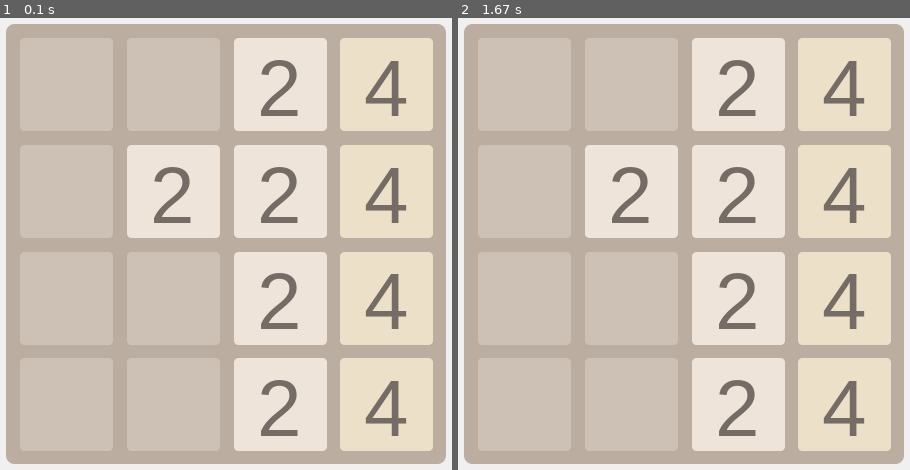
Above: before the commit, frames 1-2 (left to right).
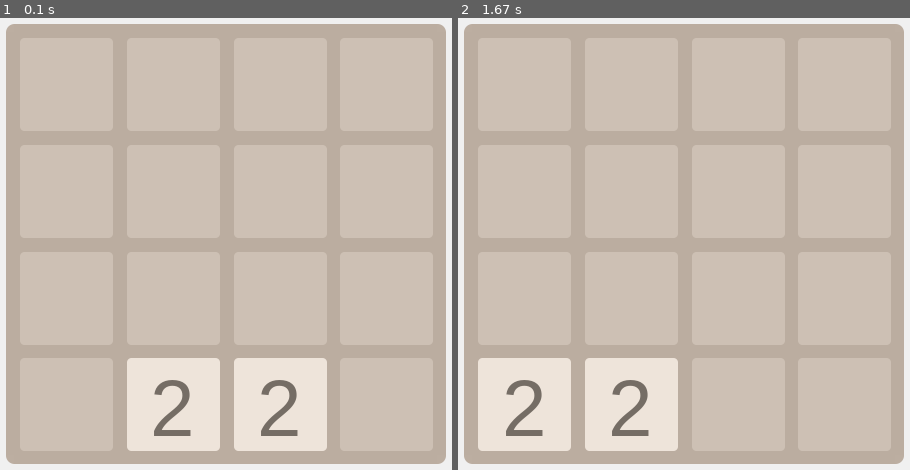
Above: after the commit, the same moments.

Repository: guidocreusen/python_pygame_2048
Game: pygame game, started from 2048.py
The game is run twice, just before and just after one commit, with the same random seed, the same clock (stepped at 60 frames per second) and the same inputs.
Inputs:
- Up to frame 1 (0.1 s): no input
- Up to frame 2 (1.67 s): hold Left 0.33-0.87 s

The runs differ from the first frame. In frame 1, 38% of the frame differs, in the area x 28-96%, y 4-96%; in frame 2, 46%, in the area x 4-96%, y 4-96%.

Commit message:
move left pushes all squares against each other

Diff:
--- a/2048.py
+++ b/2048.py
@@ -16,6 +16,7 @@
 
 board = Board()
 board.add_random_square()
+board.add_random_square()
 board.draw(scr, SCR_SIZE, MARGINS)
 
 pygame.display.update()
@@ -27,7 +28,10 @@
 	event = pygame.event.wait()
 	if event.type == QUIT:
 		sys.exit()
-	elif not (event.type == KEYDOWN):
+	elif event.type == KEYDOWN:
+		if event.key ==  K_LEFT:
+			board.move_in_direction("left")
+	else:
 		continue
 
 	#draw bg
@@ -36,5 +40,4 @@
 	#draw board
 	board.draw(scr, SCR_SIZE, MARGINS)
 
-
 	pygame.display.update()
--- a/board.py
+++ b/board.py
@@ -24,11 +24,80 @@
 	txt_color_light = (249,247,243)
 	txt_color_dark = (117, 109, 101)
 
+	#inits the board
 	def __init__(self):
 
 		#set all values to 0
 		for i in range(4):
-			self.squares.append([0, 0, 2, 4])
+			self.squares.append([0, 0, 0, 0])
+
+
+	#changes positions when the game moves in a certain direction
+	#direction as string "up, down, left, right"
+	def move_in_direction(self, direction):
+		"""
+		core algorithm:
+		loop over row/column from side the row/column is moved towards (requires transposing or creating y_column for up/down)
+		if row is empty move to next
+		if the next square is empty, move all others by one and repeat on same square
+		if the next square is the same, merge them and move all others behind by one
+		if the next square is non-empty non-identical, move to next square in loop
+		"""
+
+		#case switch the direction parameter
+		if direction == "left":
+			#loop over rows
+			y = 0
+			for x_row in self.squares:
+				#jump to next row if empty
+				if  x_row == [0,0,0,0]:
+					y += 1
+					continue
+
+				#loop over squares in row (except last)
+				x = 0
+				for square in x_row:
+
+					#if square is empty contract rest and repeat on same
+					while x_row[x] == 0 and x <= 2:
+						#move to next row if all others also empty
+						rest_of_row_empty = True
+						for n in range(x+1, 4):
+							if not self.get_square((n,y)) == 0:
+								rest_of_row_empty = False
+						if rest_of_row_empty:
+								break
+
+						#move all others by one
+						del (x_row[x])
+						x_row.append(0)
+
+					x += 1
+
+
+					#if square is the same, double it and contract the rest
+
+					#if not the same, do nothing and move to next x in loop
+
+				y += 1
+
+		elif direction == "up":
+			pass
+
+		elif direction == "right":
+			pass
+
+		elif direction == "left":
+			pass
+
+	#returns true if two squares have the same value
+	def same_value(self, position1, position2):
+		return True if self.get_square(position1) == self.get_square(position2) else False
+
+	#returns the value of a square
+	def get_square(self, position):
+		return self.squares[position[1]][position[0]]
+
 
 	#adds a random value of either 2 or 4 on an empty square, returns false if no empty squares
 	def add_random_square(self):
@@ -38,10 +107,8 @@
 		if not 0 in flatten_squares:
 			return False
 
-		#generate random pos until one is empty
+		#generate random pos until one is empty (if square value equals 0 while loop breaks)
 		random_pos = (random.randint(0,3), random.randint(0,3))
-
-		#loops until the square value is zero
 		while self.squares[random_pos[1]][random_pos[0]]:
 			random_pos = (random.randint(0,3), random.randint(0,3))
 
